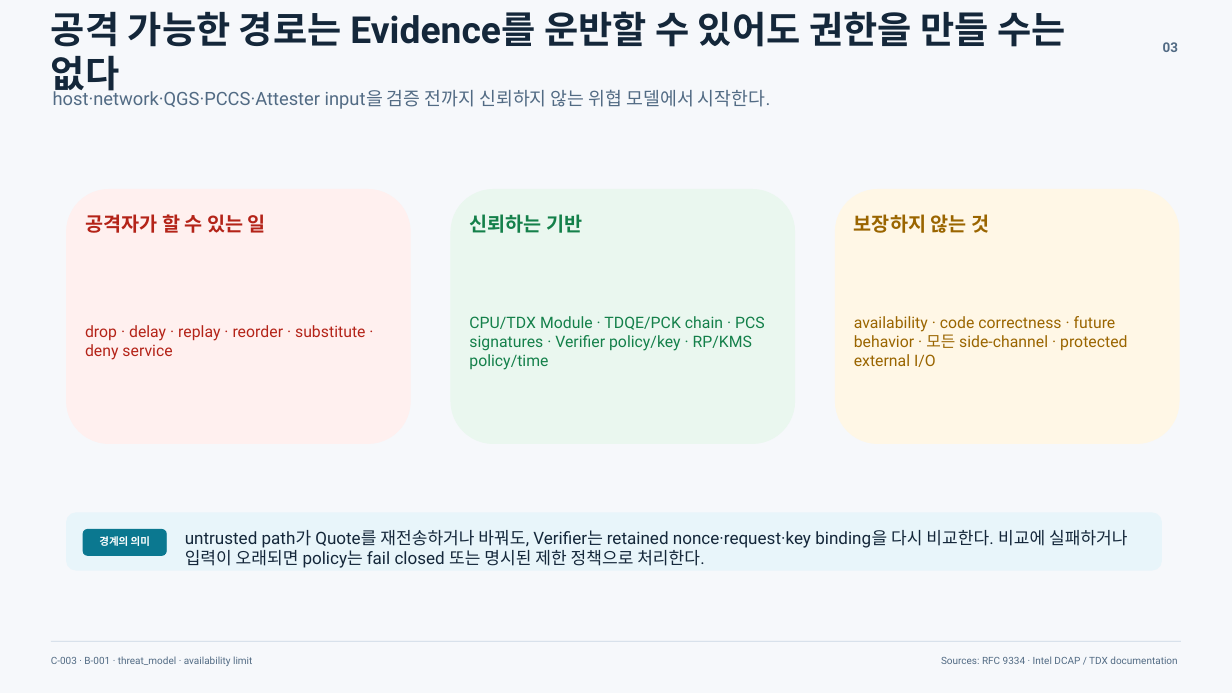
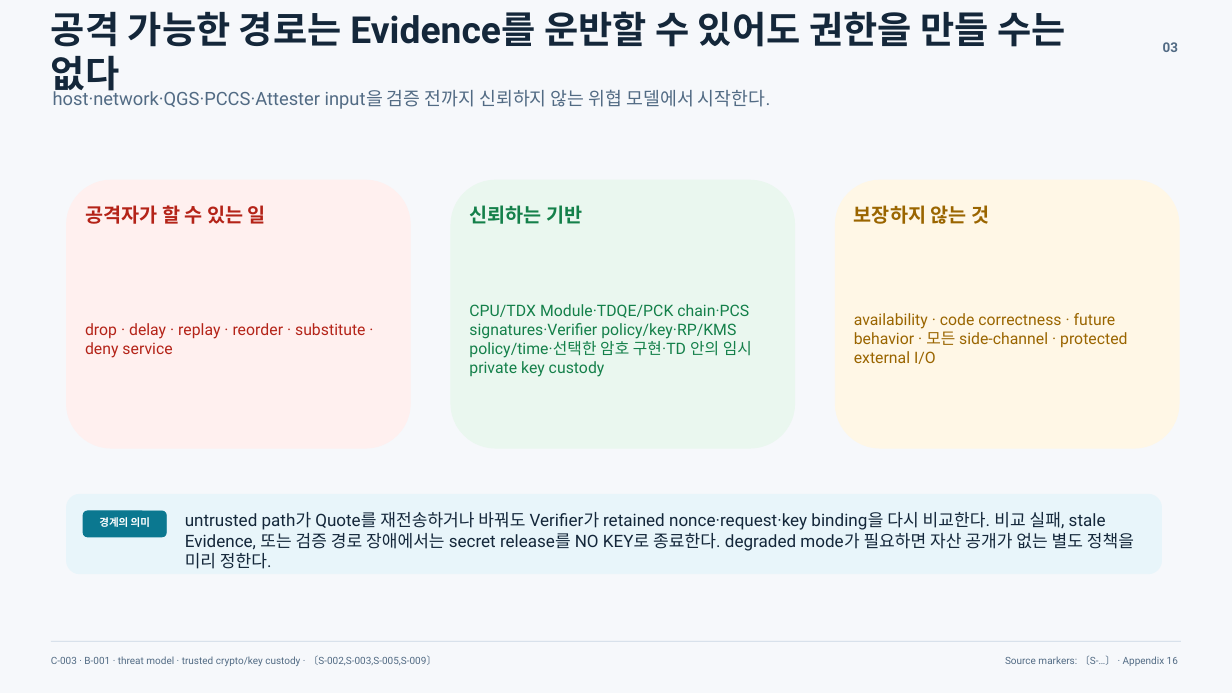
Before and after one commit to bitboom/skills, a slide deck: slide 3 of examples/intel-rats/to-deck-prose-v2/final/structural/intel-tdx-attestation-prose-structural.pptx. Drawn at 1232x693 pixels with LibreOffice and Linux fonts; fonts in the diff are those of the drawing. Boxes give left, top, right and bottom in pixels: in the first picture for what was removed or moved away, otherwise in the second. Text is boxed around its words. In the diff, an @@ line names an element or a change of style, - is before the commit and + after.

```diff
--- a/examples/intel-rats/to-deck-prose-v2/final/structural/intel-tdx-attestation-prose-structural.pptx
+++ b/examples/intel-rats/to-deck-prose-v2/final/structural/intel-tdx-attestation-prose-structural.pptx
@@ rounded rectangle: place and size @@
-rounded rectangle at [67,189,410,444]
+rounded rectangle at [67,180,410,448]
@@ rounded rectangle: place and size @@
-rounded rectangle at [451,189,795,444]
+rounded rectangle at [451,180,795,448]
@@ rounded rectangle: place and size @@
-rounded rectangle at [836,189,1179,444]
+rounded rectangle at [836,180,1179,448]
@@ 3 texts: place and size @@
-3 texts at [85,214,990,233]
+3 texts at [85,205,990,224]
@@ text at [469,304,752,377]: text changed @@
-CPU/TDX Module · TDQE/PCK chain · PCS signatures · Verifier policy/key · RP/KMS policy/time
+CPU/TDX Module·TDQE/PCK chain·PCS signatures·Verifier policy/key·RP/KMS policy/time·선택한 암호 구현·TD 안의 임시 private key custody
@@ rounded rectangle: place and size @@
-rounded rectangle at [67,513,1162,570]
+rounded rectangle at [67,494,1162,574]
@@ text "경계의 의미": place and size @@
-text "경계의 의미" at [99,536,150,546]
+text "경계의 의미" at [99,517,150,527]
@@ rounded rectangle: place and size @@
-rounded rectangle at [83,530,166,555]
+rounded rectangle at [83,511,166,537]
@@ text at [185,512,1134,569]: text changed @@
-untrusted path가 Quote를 재전송하거나 바꿔도, Verifier는 retained nonce·request·key binding을 다시 비교한다. 비교에 실패하거나 입력이 오래되면 policy는 fail closed 또는 명시된 제한 정책으로 처리한다.
+untrusted path가 Quote를 재전송하거나 바꿔도 Verifier가 retained nonce·request·key binding을 다시 비교한다. 비교 실패, stale Evidence, 또는 검증 경로 장애에서는 secret release를 NO KEY로 종료한다. degraded mode가 필요하면 자산 공개가 없는 별도 정책을 미리 정한다.
@@ text at [51,655,436,666]: text changed @@
-C-003 · B-001 · threat_model · availability limit
+C-003 · B-001 · threat model · trusted crypto/key custody · 〔S-002,S-003,S-005,S-009〕
@@ text at [1005,656,1178,666]: text changed @@
-Sources: RFC 9334 · Intel DCAP / TDX documentation
+Source markers: 〔S-…〕 · Appendix 16
```
Also in this commit, not shown: 13 other slides changed, 2 slides added, 1 slide removed, 44 other files.
